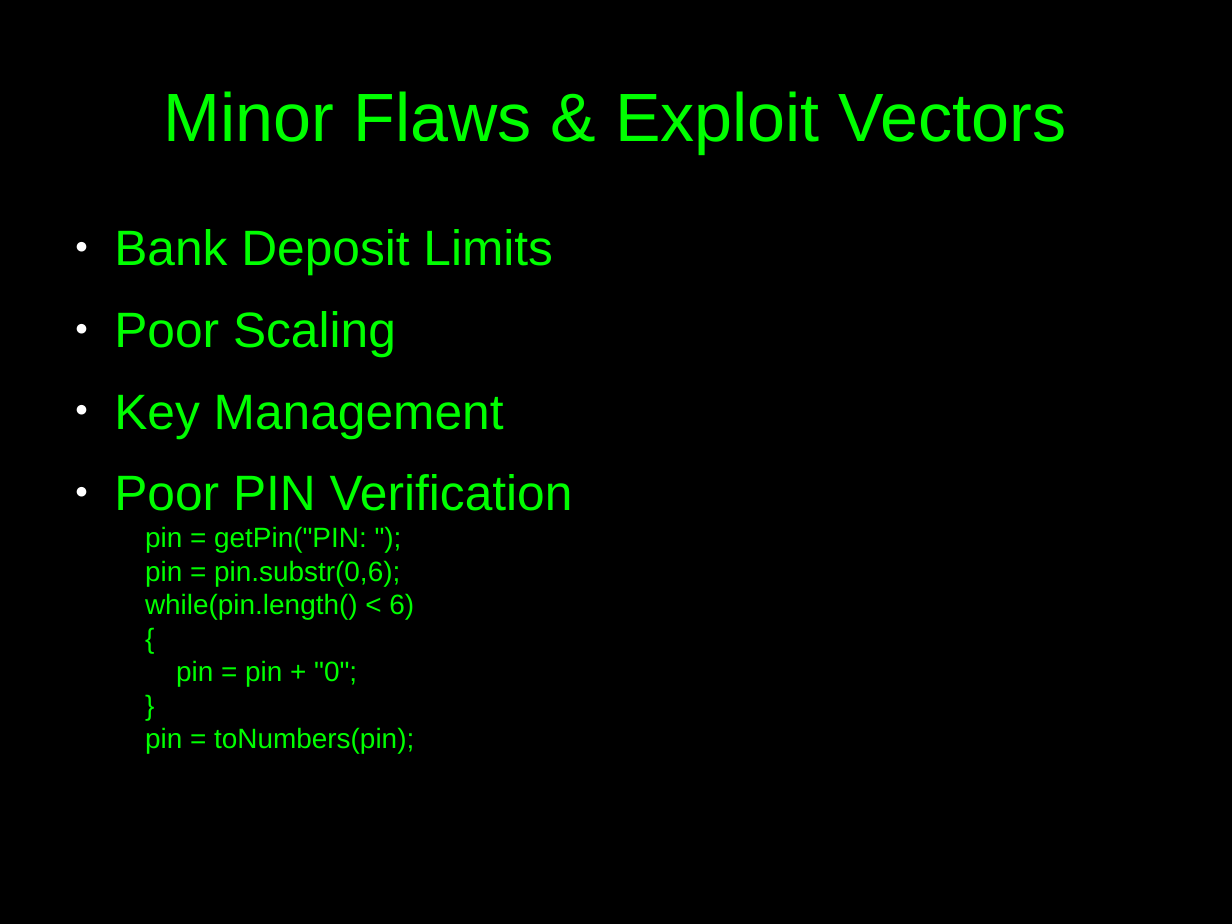
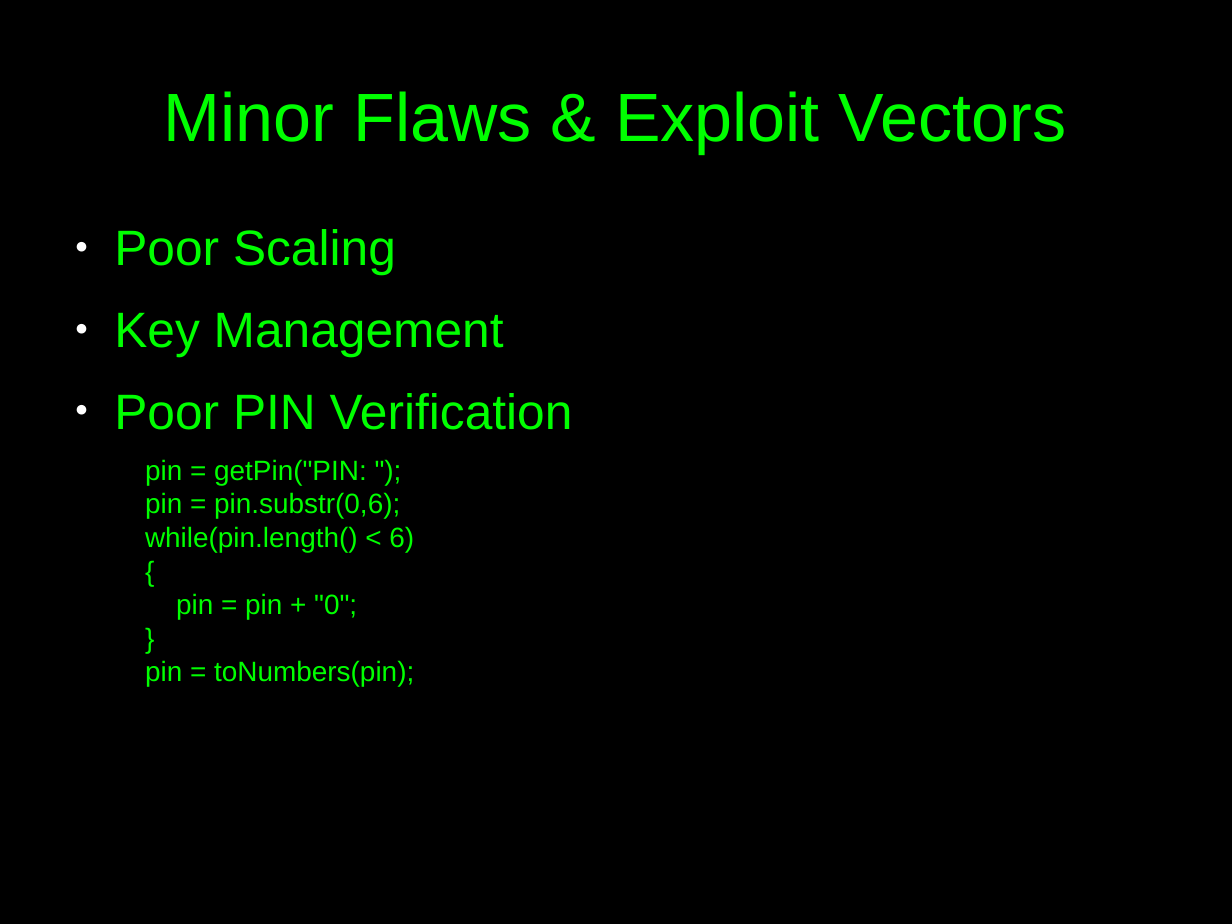
Before and after one commit to c00w/Crypto-Final-Project, a slide deck: slide 3 of Attack Presentation.odp (slide 2 before the commit). Drawn at 1232x924 pixels with LibreOffice and Linux fonts; fonts in the diff are those of the drawing. Boxes give left, top, right and bottom in pixels: in the first picture for what was removed or moved away, otherwise in the second. Text is boxed around its words. In the diff, an @@ line names an element or a change of style, - is before the commit and + after.

```diff
--- a/Attack Presentation.odp
+++ b/Attack Presentation.odp
@@ text at bbox=[114, 229, 553, 275]: paragraph removed @@
-● Bank Deposit Limits
@@ text "pin = getPin("PIN: ");": place and size @@
-text "pin = getPin("PIN: ");" at bbox=[145, 526, 414, 753]
+text "pin = getPin("PIN: ");" at bbox=[145, 459, 414, 686]
```
Also in this commit, not shown: 2 other slides changed, 1 slide added.
